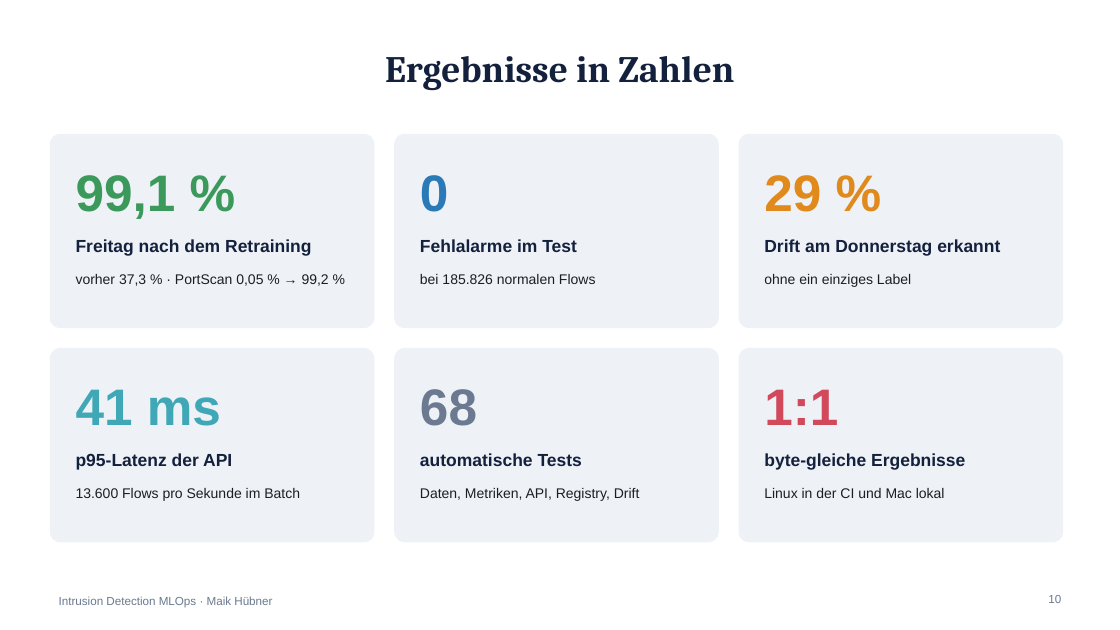
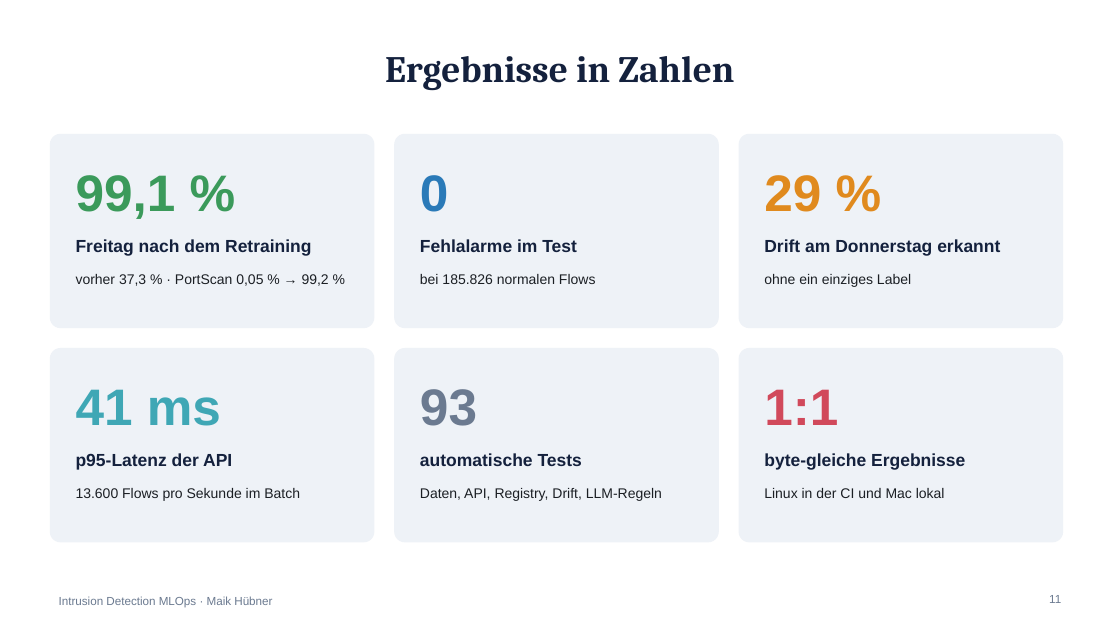
Before and after one commit to Maik-Huebner/intrusion-detection-mlops, a slide deck: slide 11 of docs/praesentation.pptx (slide 10 before the commit). Drawn at 1120x630 pixels with LibreOffice and Linux fonts; fonts in the diff are those of the drawing. Boxes give left, top, right and bottom in pixels: in the first picture for what was removed or moved away, otherwise in the second. Text is boxed around its words. In the diff, an @@ line names an element or a change of style, - is before the commit and + after.

```diff
--- a/docs/praesentation.pptx
+++ b/docs/praesentation.pptx
@@ text at (420,389,477,426): text changed @@
-68
+93
@@ text at (420,488,662,501): text changed @@
-Daten, Metriken, API, Registry, Drift
+Daten, API, Registry, Drift, LLM-Regeln
@@ page number at (1049,595,1061,603): text changed @@
-10
+11
```
Also in this commit, not shown: 5 other slides changed, 1 slide added.
